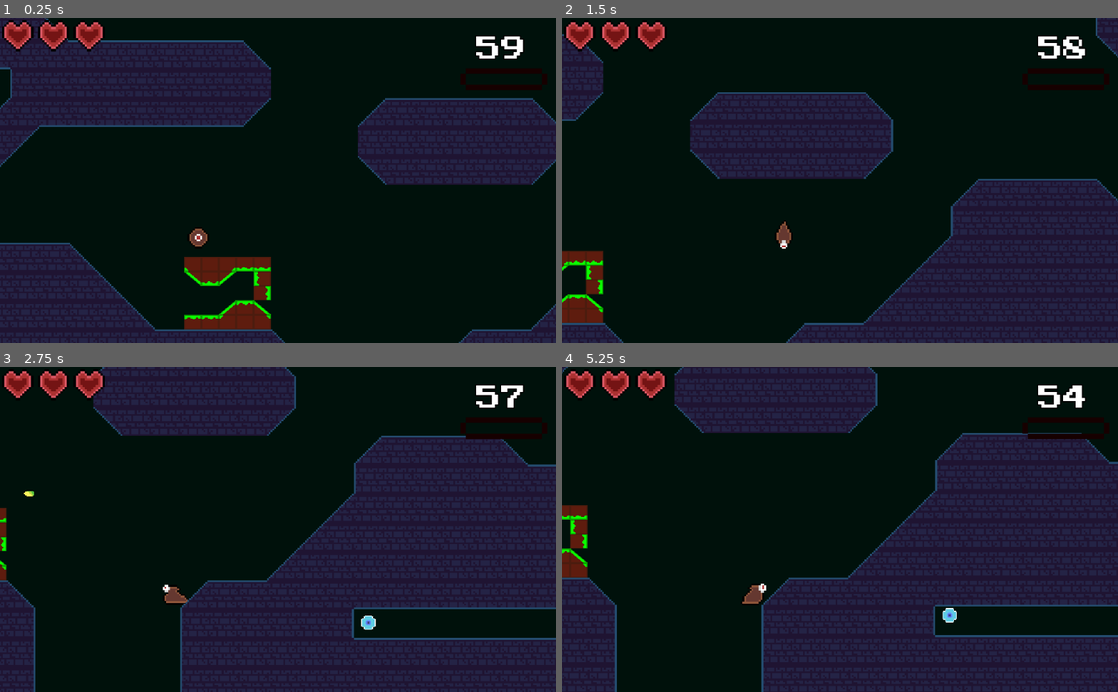
Above: before the commit, frames 1-4 (two rows, left to right).
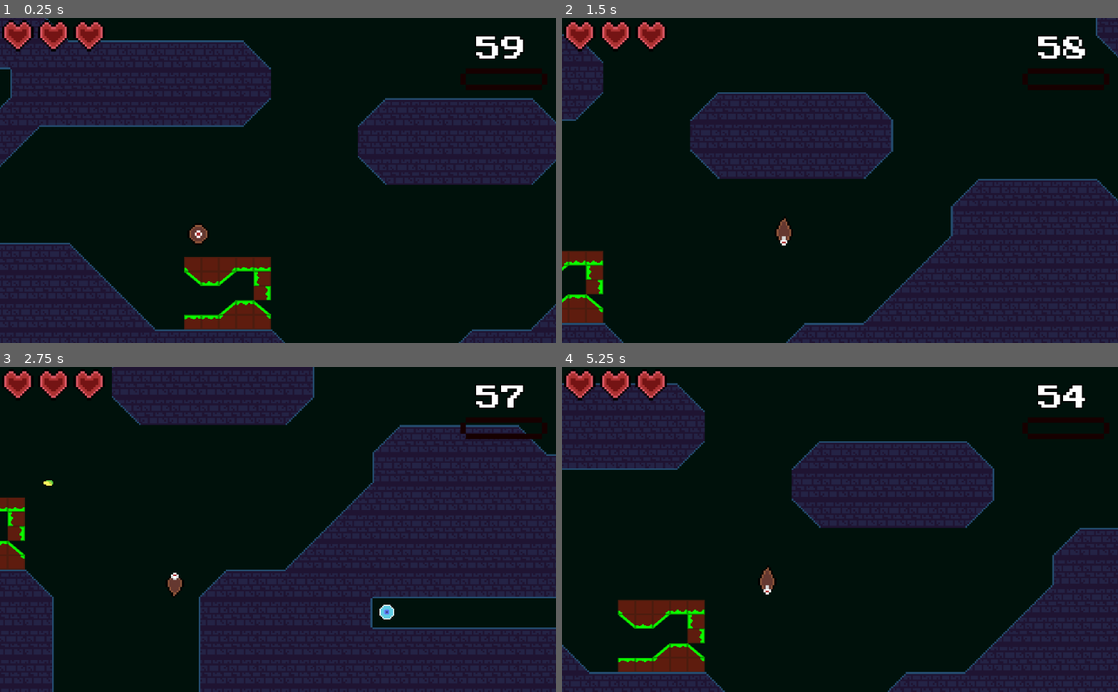
Above: after the commit, the same moments.

Repository: Shoter99/GameJamFirst
Game: Godot game, scene res://levels/Level2.tscn
Two runs of this game, one before a commit and one after it. Both use one fixed random seed, a clock stepped at 60 frames per second and the inputs below.
Inputs (mouse positions are in pixels of both pictures, inside the frame that each line leads up to):
- Up to frame 1 (0.25 s): no input
- Up to frame 2 (1.5 s): move the mouse to (962, 164) at 0.52 s; hold Shift (Slide) 0.53-1.28 s; hold Right (move_right) from 0.53 s (still down); tap Space (jump) at 0.77 s; move the mouse to (728, 196) at 1.27 s; click (728, 196) at 1.35 s
- Up to frame 3 (2.75 s): tap Space (jump) at 1.52 s; move the mouse to (333, 458) at 2.02 s; release Right (move_right) at 2.03 s; hold Left (move_left) from 2.03 s (still down); tap F (fire) at 2.1 s
- Up to frame 4 (5.25 s): move the mouse to (812, 594) at 2.77 s; release Left (move_left) at 2.78 s; hold Right (move_right) 2.78-4.28 s; right-click (812, 594) at 2.85 s; tap Space (jump) at 3.02, 3.77, 4.52 s; move the mouse to (1006, 578) at 3.52 s; tap Down (release) at 3.6 s; move the mouse to (673, 480) at 4.27 s; hold Left (move_left) 4.28-5.03 s; tap Shift (Slide) at 4.35 s; move the mouse to (867, 529) at 5.02 s; hold Right (move_right) from 5.03 s (still down); click (867, 529) at 5.1 s

The runs differ from the first frame. In frame 1, 0.1% of the frame differs, in the area x 34-38%, y 63-71%; in frame 2, 0.1%; in frame 3, 12%; in frame 4, 52%, in the area x 0-100%, y 0-100%.

Commit message:
added some fixes

Diff:
--- a/Player/Bullet.gd
+++ b/Player/Bullet.gd
@@ -8,5 +8,8 @@
 func _physics_process(delta : float):
 	velocity = Vector2(speed, 0)
 	var collision = move_and_collide(velocity * delta)
-	if collision:
-		self.queue_free()
+
+func _on_Area2D_body_entered(body):
+	if(body.name == "LeftRightEnemySlime"):
+		body.hurt_and_die(-1)
+	queue_free()
--- a/Player/Bullet.tscn
+++ b/Player/Bullet.tscn
@@ -7,8 +7,14 @@
 radius = 5.0
 height = 0.0
 
+[sub_resource type="CapsuleShape2D" id=2]
+radius = 4.0
+height = 8.0
+
 [node name="Bullet" type="KinematicBody2D"]
 scale = Vector2( 0.5, 0.5 )
+collision_layer = 0
+collision_mask = 2
 script = ExtResource( 2 )
 
 [node name="Sprite" type="Sprite" parent="."]
@@ -18,3 +24,15 @@
 position = Vector2( 1, 0 )
 scale = Vector2( 1.36, 0.868137 )
 shape = SubResource( 1 )
+disabled = true
+
+[node name="Area2D" type="Area2D" parent="."]
+position = Vector2( 2, 0 )
+collision_layer = 0
+collision_mask = 2
+
+[node name="CollisionShape2D" type="CollisionShape2D" parent="Area2D"]
+rotation = 1.5708
+shape = SubResource( 2 )
+
+[connection signal="body_entered" from="Area2D" to="." method="_on_Area2D_body_entered"]
--- a/Player/Player.tscn
+++ b/Player/Player.tscn
@@ -39,6 +39,7 @@
 } ]
 
 [node name="Player" type="KinematicBody2D"]
+collision_mask = 3
 script = ExtResource( 1 )
 
 [node name="MeleeRight" type="CollisionShape2D" parent="."]
@@ -55,6 +56,7 @@
 shape = SubResource( 1 )
 
 [node name="Sprite" type="AnimatedSprite" parent="."]
+position = Vector2( 0, -2 )
 frames = SubResource( 3 )
 animation = "idle"
 playing = true
--- a/entities/enemy/Enemy.gd
+++ b/entities/enemy/Enemy.gd
@@ -24,6 +24,7 @@
 	if self.enemyHp == 0:
 		var effect := death_particles.instance()
 		effect.global_position = global_position
+		effect.global_position.y += 250
 		get_tree().current_scene.add_child(effect)
 		queue_free()
 
--- a/entities/enemy/LeftRightEnemy/LeftRightEnemy.gd
+++ b/entities/enemy/LeftRightEnemy/LeftRightEnemy.gd
@@ -5,13 +5,15 @@
 onready var enemyHealthBar = $EnemyHealthBar;
 onready var player = get_tree().get_nodes_in_group("Player")[0]
 export var enemySpeed := 32
+export var playerBounce := 150
 var goingRight := 1
 
 #self.maxEnemyHealth = 2
 
 func _ready():
 	velocity.x = 32
-	self.setMaxHp(3)
+	self.setMaxHp(1)
+	enemyHealthBar.enemy_max_hp = get_current_hp()
 	#self.enemyHealth = self.maxEnemyHealth
 
 
@@ -23,7 +25,7 @@
 	move_and_collide(vel)
 
 func _on_playerDetector_body_entered(body):
-	player.velocity.y = -450
+	player.velocity.y = -playerBounce
 	self.hurt_and_die(1)
 	bounce()
 
@@ -31,7 +33,7 @@
 	if body.name == "Player":
 		Global.update_life(-slimeDmg)
 		#print(Global.life)
-		player.velocity.y = -450
+		player.velocity.x = playerBounce*2 * (1 if player.get_node("Sprite").flip_h == true else -1)
 		#player.velocity.x = -350# * sign(self.position.x-player.position.x)
 
 
--- a/entities/enemy/LeftRightEnemy/LeftRightEnemy.tscn
+++ b/entities/enemy/LeftRightEnemy/LeftRightEnemy.tscn
@@ -20,12 +20,13 @@
 extents = Vector2( 6, 3.5 )
 
 [sub_resource type="RectangleShape2D" id=1]
-extents = Vector2( 5, 3.5 )
+extents = Vector2( 5, 4.5 )
 
 [sub_resource type="RectangleShape2D" id=2]
-extents = Vector2( 4, 1.5 )
+extents = Vector2( 5.5, 1.5 )
 
-[node name="Node2D" type="Node2D"]
+[node name="EnemyLeftRight" type="Node2D"]
+scale = Vector2( 2, 2 )
 
 [node name="LeftRightEnemySlime" type="KinematicBody2D" parent="."]
 collision_layer = 2
@@ -44,33 +45,36 @@
 position = Vector2( 0, -5 )
 frames = SubResource( 3 )
 animation = "walk"
+frame = 1
 playing = true
 
 [node name="playerKiller" type="Area2D" parent="LeftRightEnemySlime"]
 position = Vector2( 0, -3.5 )
-collision_layer = 0
+collision_layer = 2
 
 [node name="PlayerkillerShape" type="CollisionShape2D" parent="LeftRightEnemySlime/playerKiller"]
 modulate = Color( 0.545098, 0.0431373, 0.0431373, 1 )
 shape = SubResource( 4 )
 
 [node name="CollisionShape2D" type="CollisionShape2D" parent="LeftRightEnemySlime"]
-position = Vector2( 0, -3.5 )
+position = Vector2( 0, -4.5 )
 shape = SubResource( 1 )
 
-[node name="playerDetector" type="Area2D" parent="LeftRightEnemySlime/CollisionShape2D"]
-collision_layer = 0
-
-[node name="CollisionShape2D" type="CollisionShape2D" parent="LeftRightEnemySlime/CollisionShape2D/playerDetector"]
-position = Vector2( 0, -5 )
-shape = SubResource( 2 )
-
 [node name="EnemyHealthBar" parent="LeftRightEnemySlime" instance=ExtResource( 4 )]
+visible = false
 margin_top = -15.0
 margin_bottom = -15.0
 enemy_max_hp = 1
 
+[node name="playerDetector" type="Area2D" parent="LeftRightEnemySlime"]
+position = Vector2( 0, -4.5 )
+collision_layer = 0
+
+[node name="CollisionShape2D" type="CollisionShape2D" parent="LeftRightEnemySlime/playerDetector"]
+position = Vector2( 0, -7 )
+shape = SubResource( 2 )
+
 [connection signal="enemy_health_changed" from="LeftRightEnemySlime" to="LeftRightEnemySlime/EnemyHealthBar" method="_on_LeftRightEnemySlime_enemy_health_changed"]
 [connection signal="body_entered" from="LeftRightEnemySlime/BounceDetectorArea" to="LeftRightEnemySlime" method="_on_BounceDetectorArea_body_entered"]
 [connection signal="body_entered" from="LeftRightEnemySlime/playerKiller" to="LeftRightEnemySlime" method="_on_playerKiller_body_entered"]
-[connection signal="body_entered" from="LeftRightEnemySlime/CollisionShape2D/playerDetector" to="LeftRightEnemySlime" method="_on_playerDetector_body_entered"]
+[connection signal="body_entered" from="LeftRightEnemySlime/playerDetector" to="LeftRightEnemySlime" method="_on_playerDetector_body_entered"]
--- a/levels/Level2.tscn
+++ b/levels/Level2.tscn
@@ -204,4 +204,7 @@
 [node name="Lair2" parent="." instance=ExtResource( 8 )]
 position = Vector2( 1256, 752 )
 
+[node name="EnemyLeftRight" parent="." groups=["Enemy"] instance=ExtResource( 6 )]
+position = Vector2( 119, 476 )
+
 [connection signal="body_entered" from="LevelLimit" to="LevelLimit" method="_on_LevelLimit_body_entered"]
Not shown: 1 places in Player/Bullet.tscn that only renumber resources
